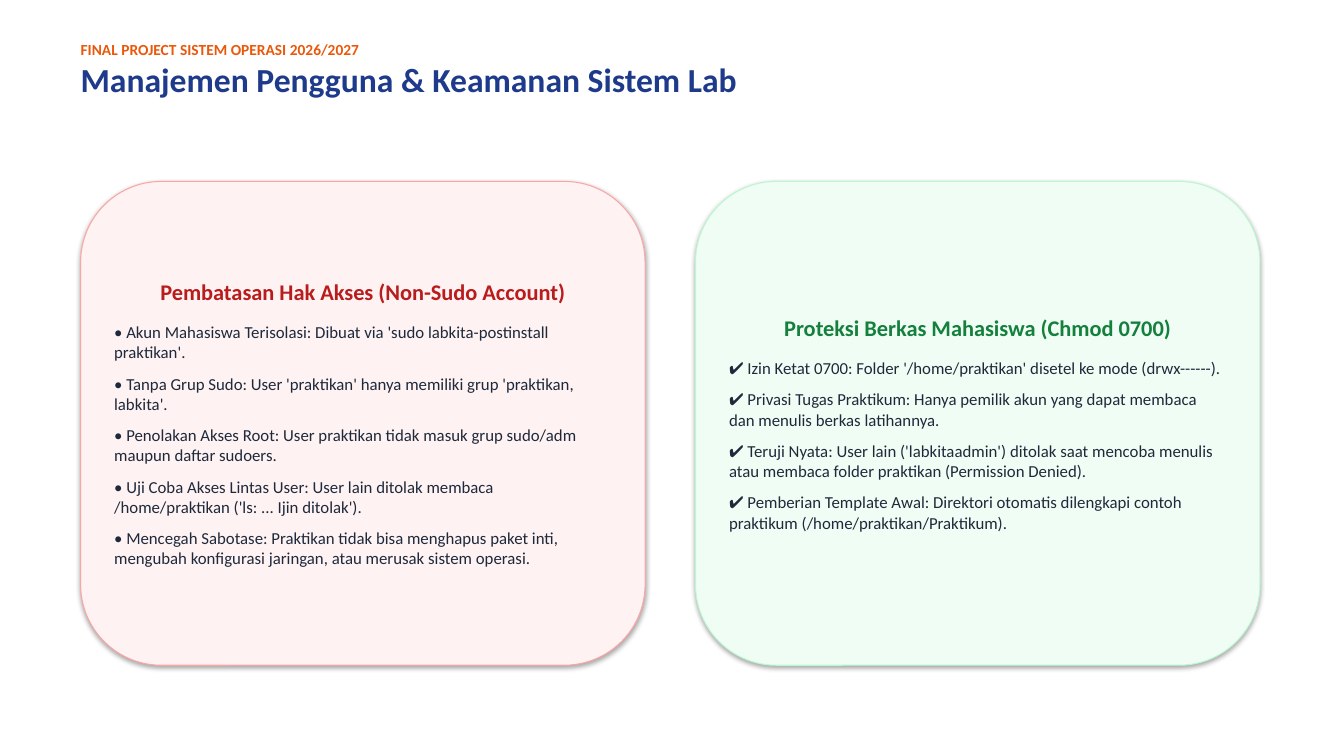
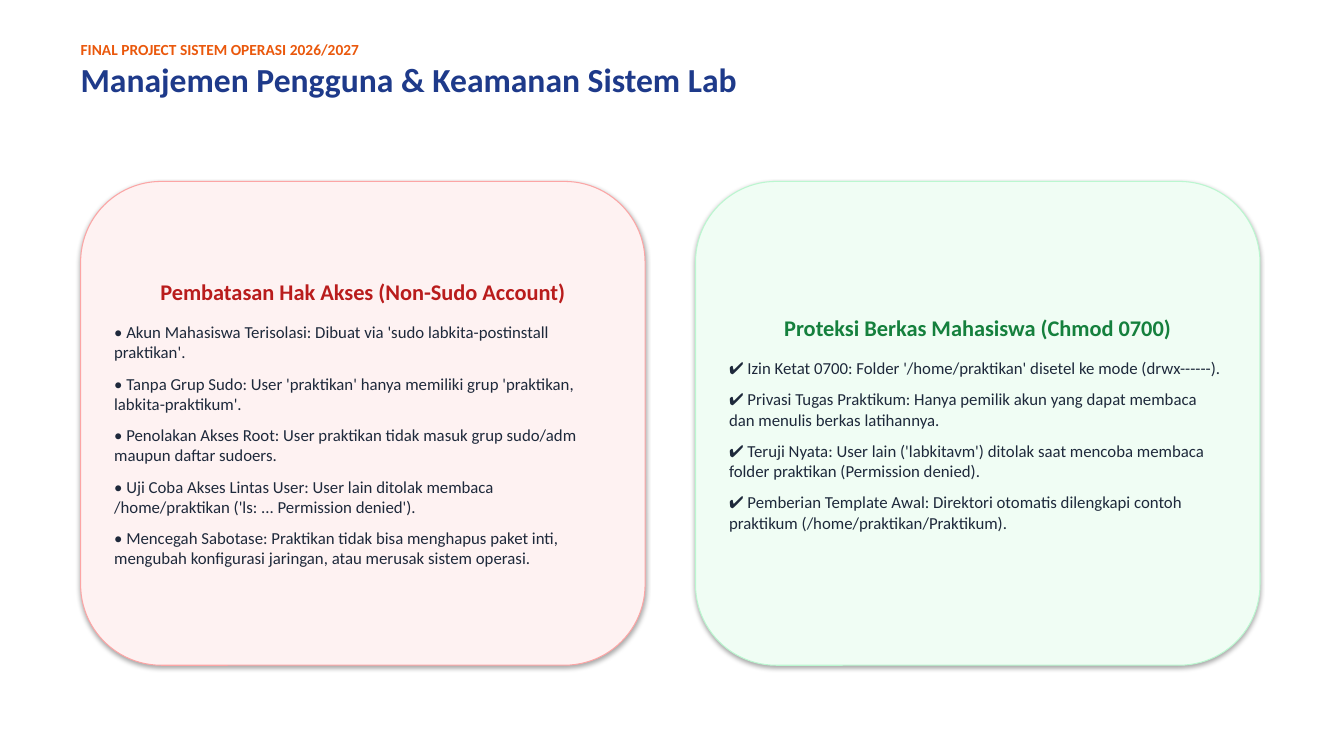
Before and after one commit to luvices/labkita, a slide deck: slide 6 of docs/presentation/labkita-presentation.pptx. Drawn at 1344x756 pixels with LibreOffice and Linux fonts; fonts in the diff are those of the drawing. Boxes give left, top, right and bottom in pixels: in the first picture for what was removed or moved away, otherwise in the second. Text is boxed around its words. In the diff, an @@ line names an element or a change of style, - is before the commit and + after.

```diff
--- a/docs/presentation/labkita-presentation.pptx
+++ b/docs/presentation/labkita-presentation.pptx
@@ text in rounded rectangle at box(114, 378, 573, 413): text changed @@
-• Tanpa Grup Sudo: User 'praktikan' hanya memiliki grup 'praktikan, labkita'.
+• Tanpa Grup Sudo: User 'praktikan' hanya memiliki grup 'praktikan, labkita-praktikum'.
@@ text in rounded rectangle at box(729, 445, 1204, 480): text changed @@
-✔ Teruji Nyata: User lain ('labkitaadmin') ditolak saat mencoba menulis atau membaca folder praktikan (Permission Denied).
+✔ Teruji Nyata: User lain ('labkitavm') ditolak saat mencoba membaca folder praktikan (Permission denied).
@@ text in rounded rectangle at box(114, 481, 494, 516): text changed @@
-• Uji Coba Akses Lintas User: User lain ditolak membaca /home/praktikan ('ls: ... Ijin ditolak').
+• Uji Coba Akses Lintas User: User lain ditolak membaca /home/praktikan ('ls: ... Permission denied').
```
Also in this commit, not shown: 10 other slides changed, 4 other files.
